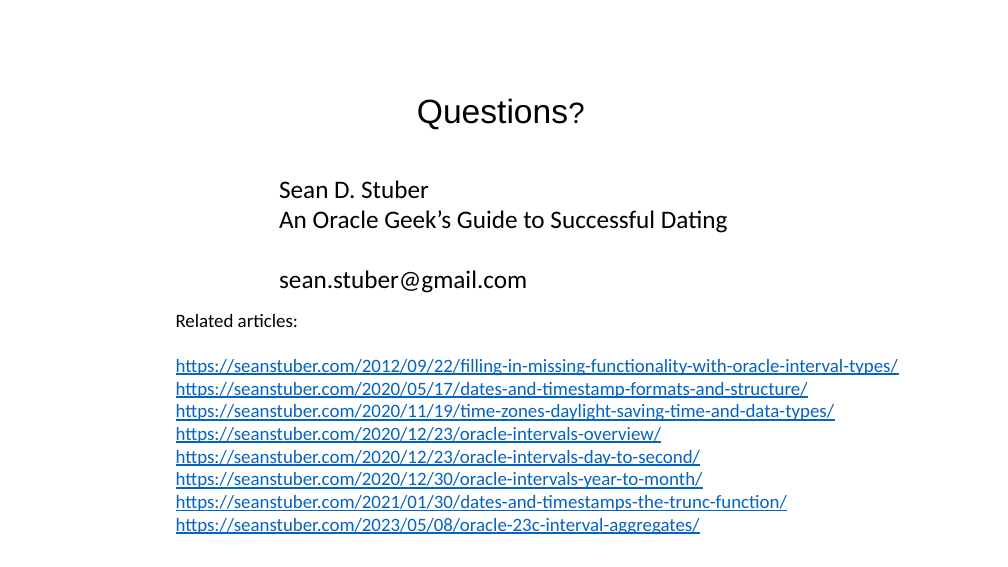
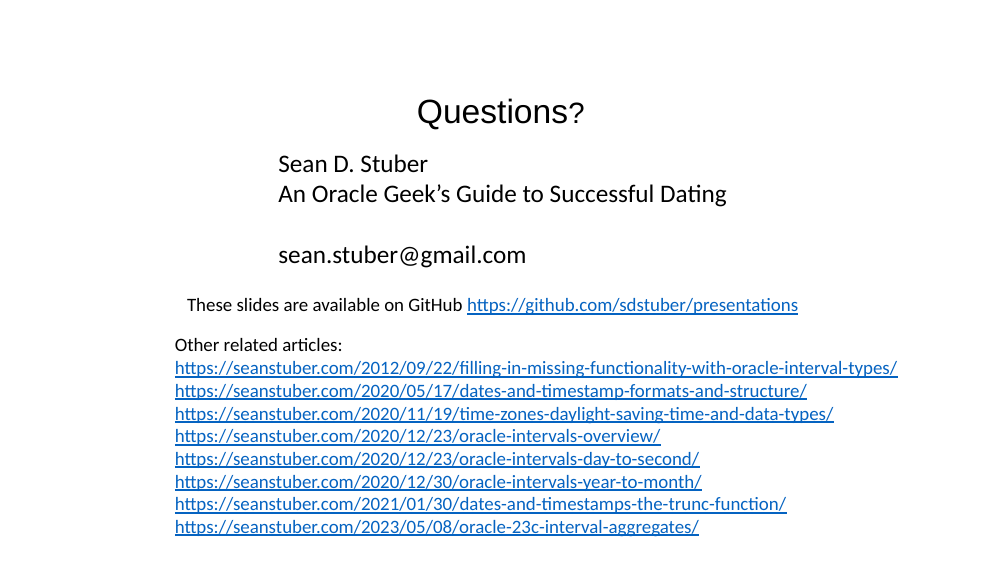
Before and after one commit to sdstuber/presentations, a slide deck: slide 38 of ODTUG_Kscope26_Oracle_Geeks_Guide_to_Successful_Dating.pptx. Drawn at 1008x567 pixels with LibreOffice and Linux fonts; fonts in the diff are those of the drawing; background and template pictures are left out. Boxes give left, top, right and bottom in pixels: in the first picture for what was removed or moved away, otherwise in the second. Text is boxed around its words. In the diff, an @@ line names an element or a change of style, - is before the commit and + after.

```diff
--- a/ODTUG_Kscope26_Oracle_Geeks_Guide_to_Successful_Dating.pptx
+++ b/ODTUG_Kscope26_Oracle_Geeks_Guide_to_Successful_Dating.pptx
@@ text "Sean D. Stuber": place and size @@
-text "Sean D. Stuber" at <box>279,180,727,293</box>
+text "Sean D. Stuber" at <box>278,154,726,268</box>
@@ text added at <box>187,298,798,315</box>, 18 pt, text #0563C1, underline @@
+These slides are available on GitHub https://github.com/sdstuber/presentations
@@ text "Other related articles:": place and size @@
-text "Other related articles:" at <box>176,314,898,535</box>
+text "Other related articles:" at <box>175,338,897,537</box>
@@ text at <box>175,338,342,351</box>: text changed @@
-Related articles:
+Other related articles:
```
Also in this commit, not shown: 1 other slide changed.
